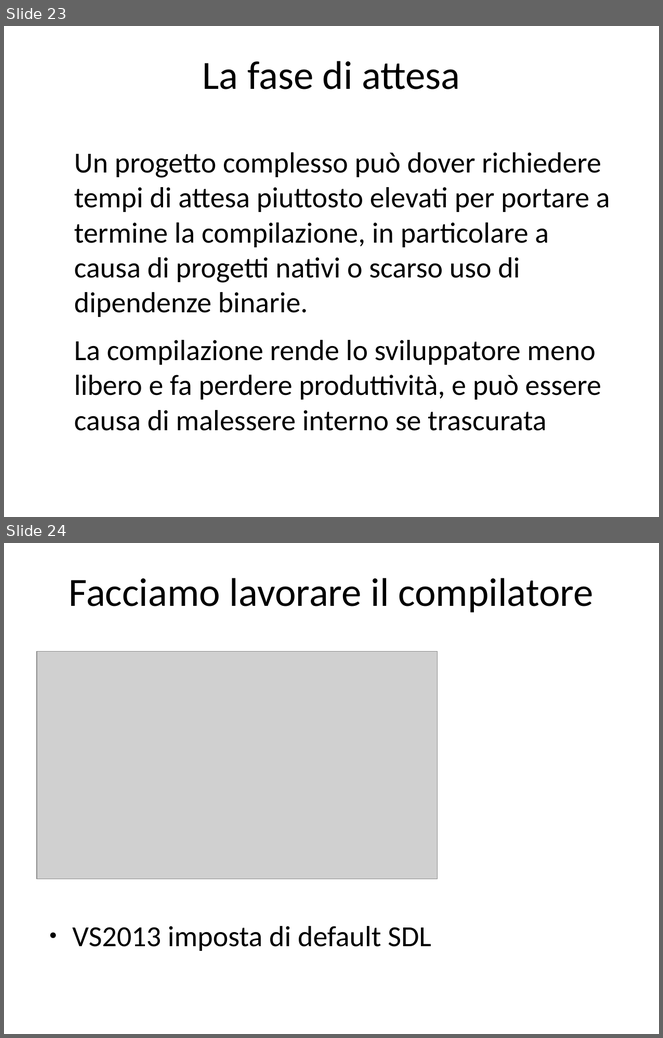
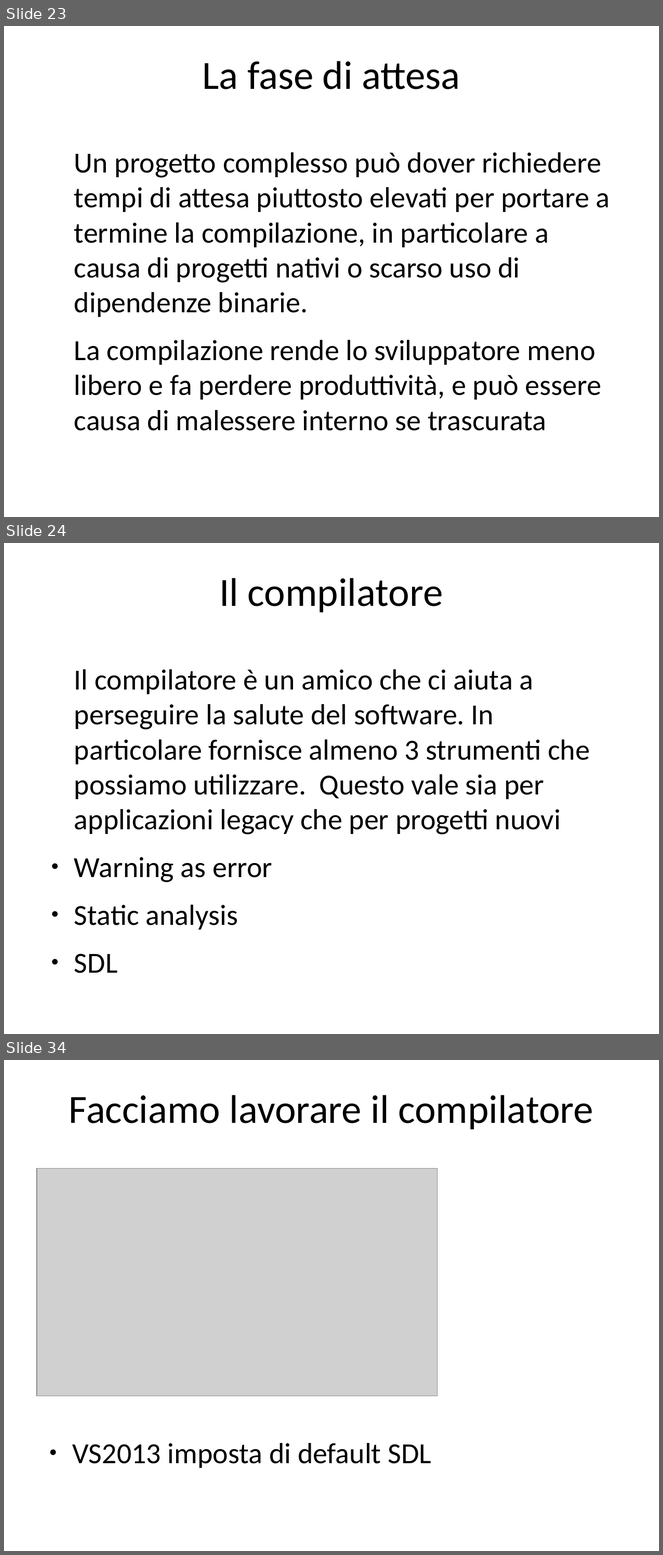
Before and after one commit to rramirez-tec-mx/Repo, a slide deck: La salute del software.odp. Shown one above the other, each under a label of ours: slides 23 and 24 before the commit, slides 23, 24 and 34 after it; the slides between them are not shown. The pictures are 663x1038 and 663x1555 pixels, drawn with LibreOffice and Linux fonts; fonts in the diff are those of the drawing; grey boxes stand for pictures. Boxes give left, top, right and bottom in pixels: in the first picture for what was removed or moved away, otherwise in the second. Text is boxed around its words. In the diff, an @@ line names an element or a change of style, - is before the commit and + after.

Commit message:
aggiunte slide analisti statica + alcune prove SAL

```diff
--- a/La salute del software.odp
+++ b/La salute del software.odp
@@ slide 24 added at [4,543,659,1034], background #FFFFFF @@
@@ title added at [220,578,443,613], 44 pt, text #000000 @@
+Il compilatore
@@ text added at [74,669,590,974], 32 pt, text #000000 @@
+Il compilatore è un amico che ci aiuta a perseguire la salute del software. In particolare fornisce almeno 3 strumenti che possiamo utilizzare. Questo vale sia per applicazioni legacy che per progetti nuovi
+● Warning as error
+● Static analysis
+● SDL
@@ what was slide 24 is now slide 34 @@
```
Also in this commit, not shown: 9 other slides added, 5 other files.
